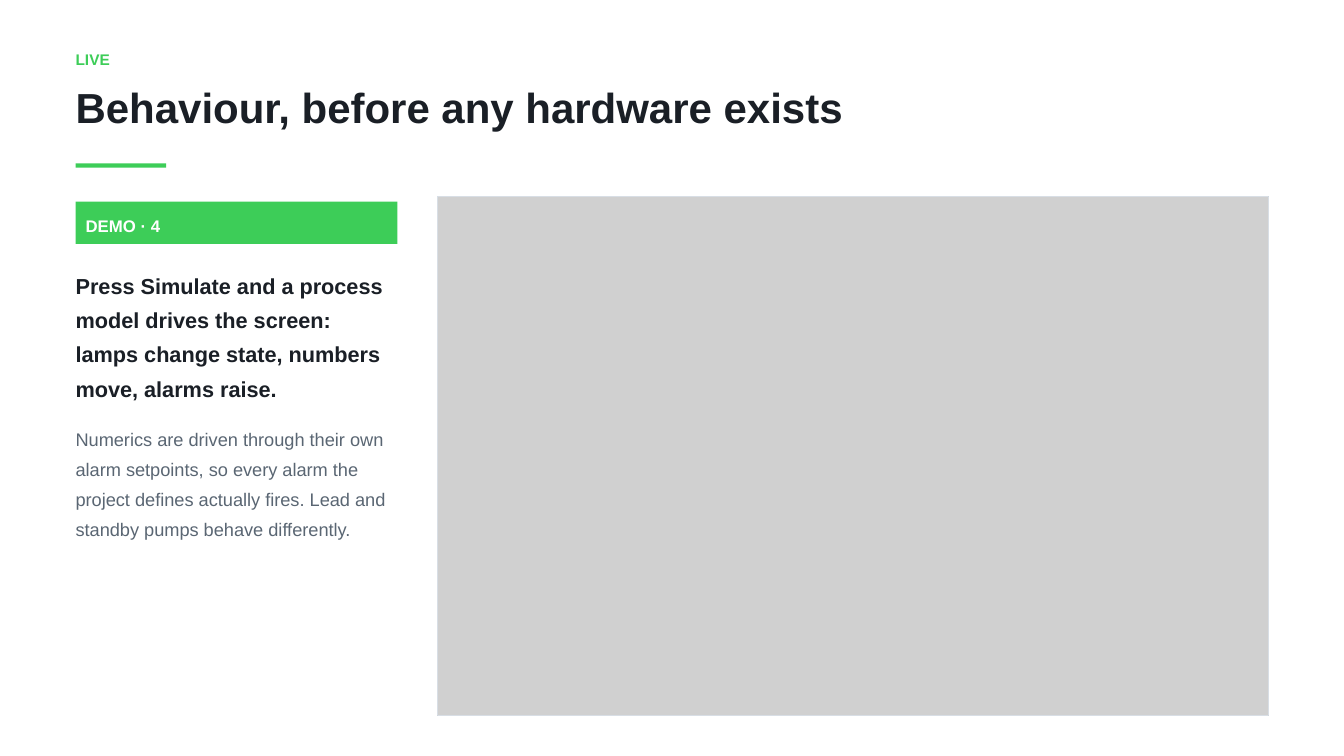
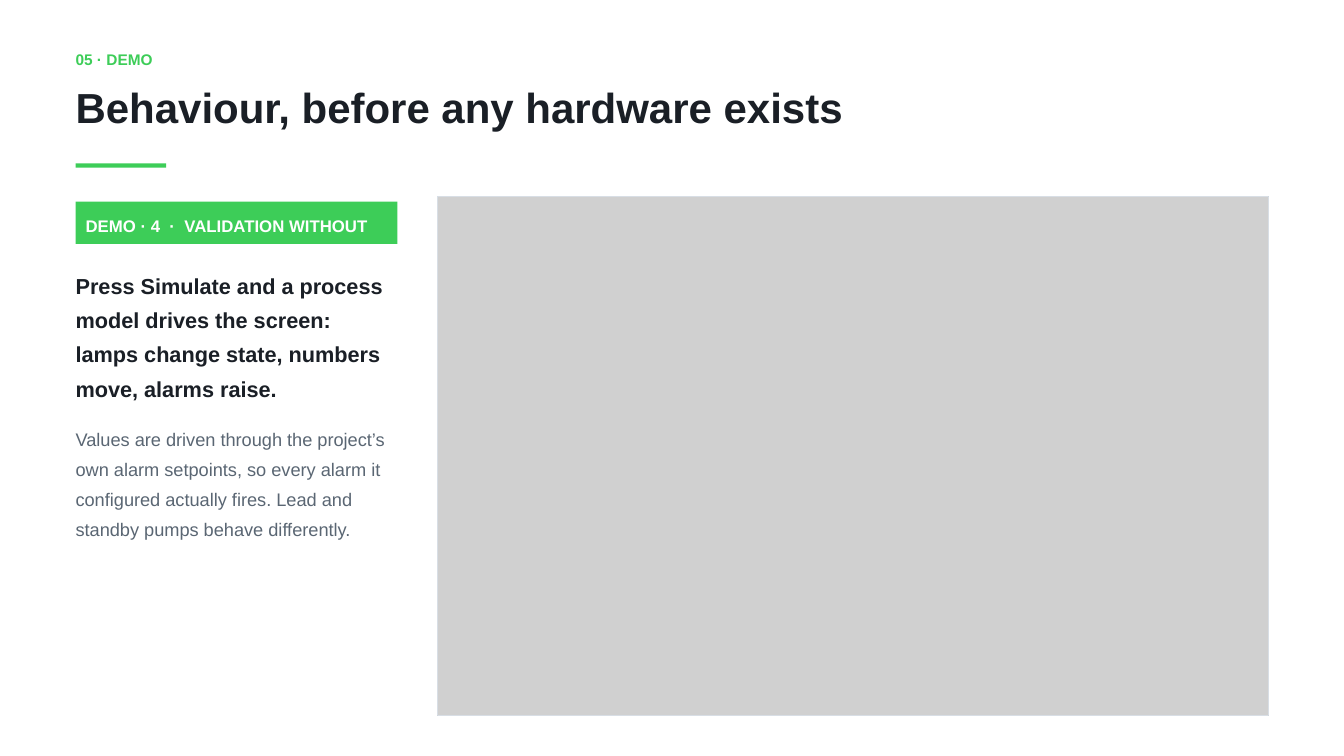
Before and after one commit to shauryaaojha/HMI_Copilot_EcoStruxure, a slide deck: slide 9 of docs/HMI_Copilot_5min.pptx (slide 7 before the commit). Drawn at 1344x756 pixels with LibreOffice and Linux fonts; fonts in the diff are those of the drawing; grey boxes stand for pictures. Boxes give left, top, right and bottom in pixels: in the first picture for what was removed or moved away, otherwise in the second. Text is boxed around its words. In the diff, an @@ line names an element or a change of style, - is before the commit and + after.

```diff
--- a/docs/HMI_Copilot_5min.pptx
+++ b/docs/HMI_Copilot_5min.pptx
@@ text at [76,54,152,65]: text changed @@
-LIVE
+05 · DEMO
@@ text at [86,220,367,244]: text changed @@
-DEMO · 4
+DEMO · 4 · VALIDATION WITHOUT HARDWARE
@@ text at [76,433,384,540]: text changed @@
-Numerics are driven through their own alarm setpoints, so every alarm the project defines actually fires. Lead and standby pumps behave differently.
+Values are driven through the project’s own alarm setpoints, so every alarm it configured actually fires. Lead and standby pumps behave differently.
```
Also in this commit, not shown: 9 other slides changed, 1 slide added, 3 other files.
